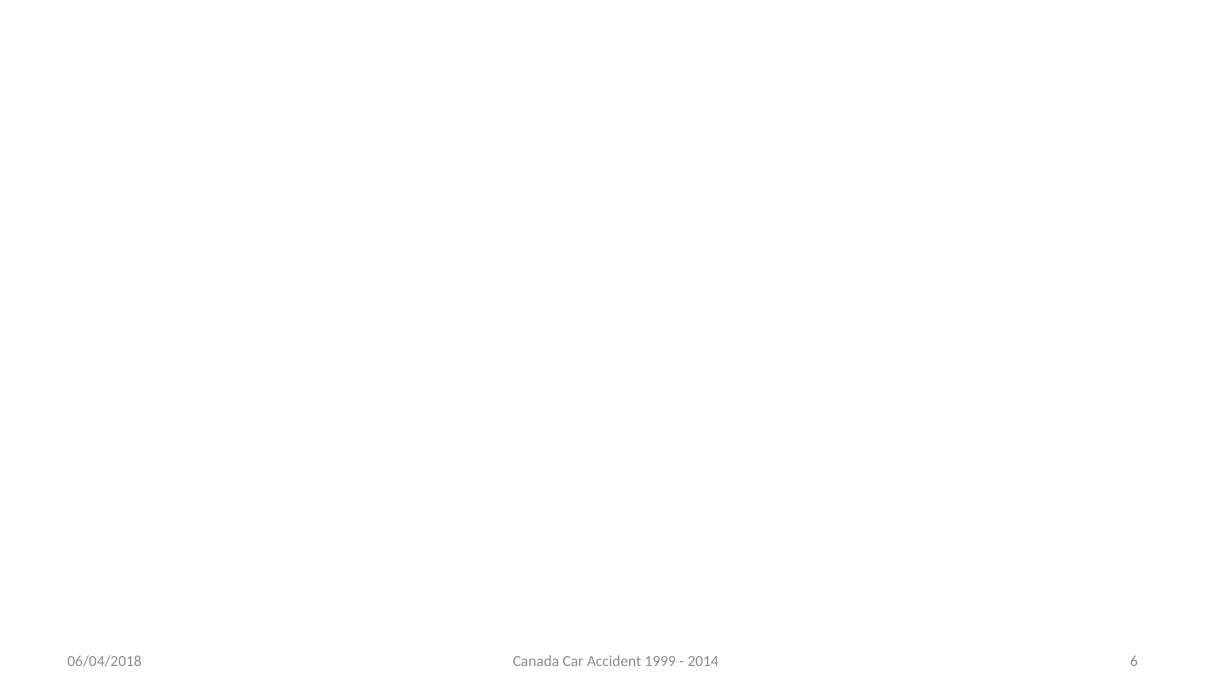
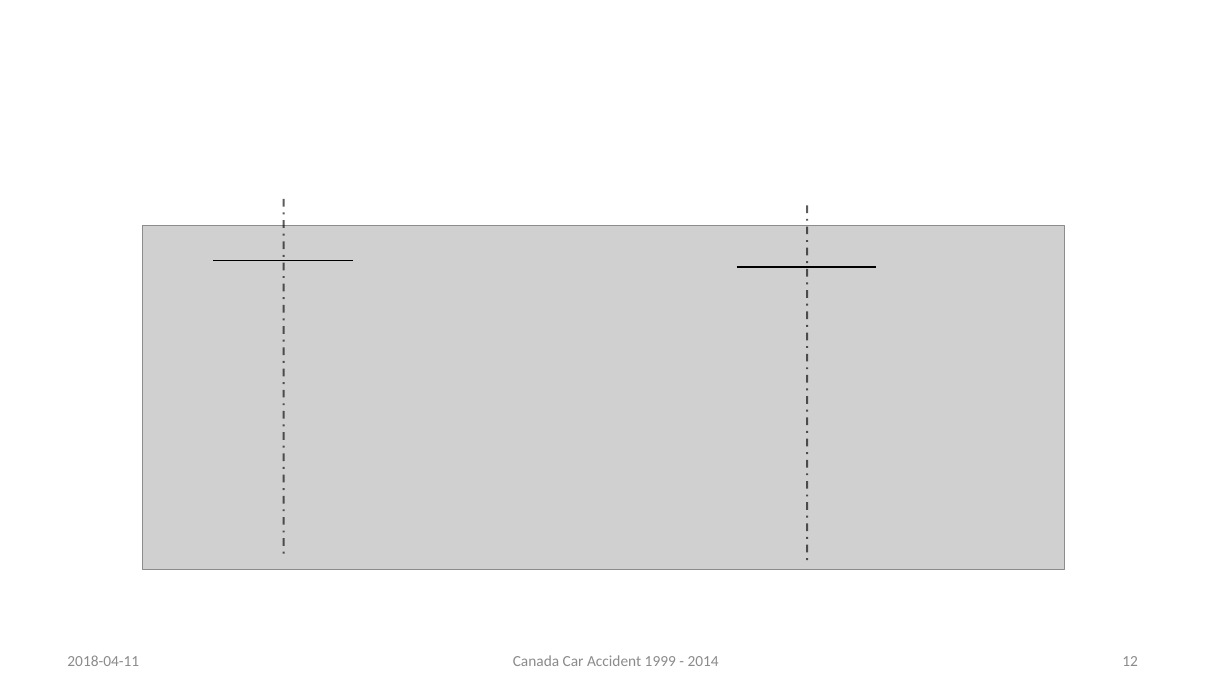
Before and after one commit to rynho/3250-G3, a slide deck: slide 12 of Deliverable/Presentation.pptx (slide 6 before the commit). Drawn at 1232x693 pixels with LibreOffice and Linux fonts; fonts in the diff are those of the drawing; grey boxes stand for pictures; background and template pictures are left out. Boxes give left, top, right and bottom in pixels: in the first picture for what was removed or moved away, otherwise in the second. Text is boxed around its words. In the diff, an @@ line names an element or a change of style, - is before the commit and + after.

```diff
--- a/Deliverable/Presentation.pptx
+++ b/Deliverable/Presentation.pptx
@@ line added from (284, 199) to (284, 555), #000000 1.5 pt dashed @@
@@ line added from (808, 205) to (808, 561), #000000 1.5 pt dashed @@
@@ picture added at (143,226,1066,569) @@
@@ line added from (213, 261) to (353, 261), #000000 1.5 pt @@
@@ line added from (737, 267) to (877, 267), #000000 1.5 pt @@
@@ text at (67,655,139,666): text changed @@
-06/04/2018
+2018-04-11
@@ page number at (1122,656,1138,666): text changed @@
-6
+12
```
Also in this commit, not shown: 17 other slides changed, 2 slides added, 2 slides removed.
